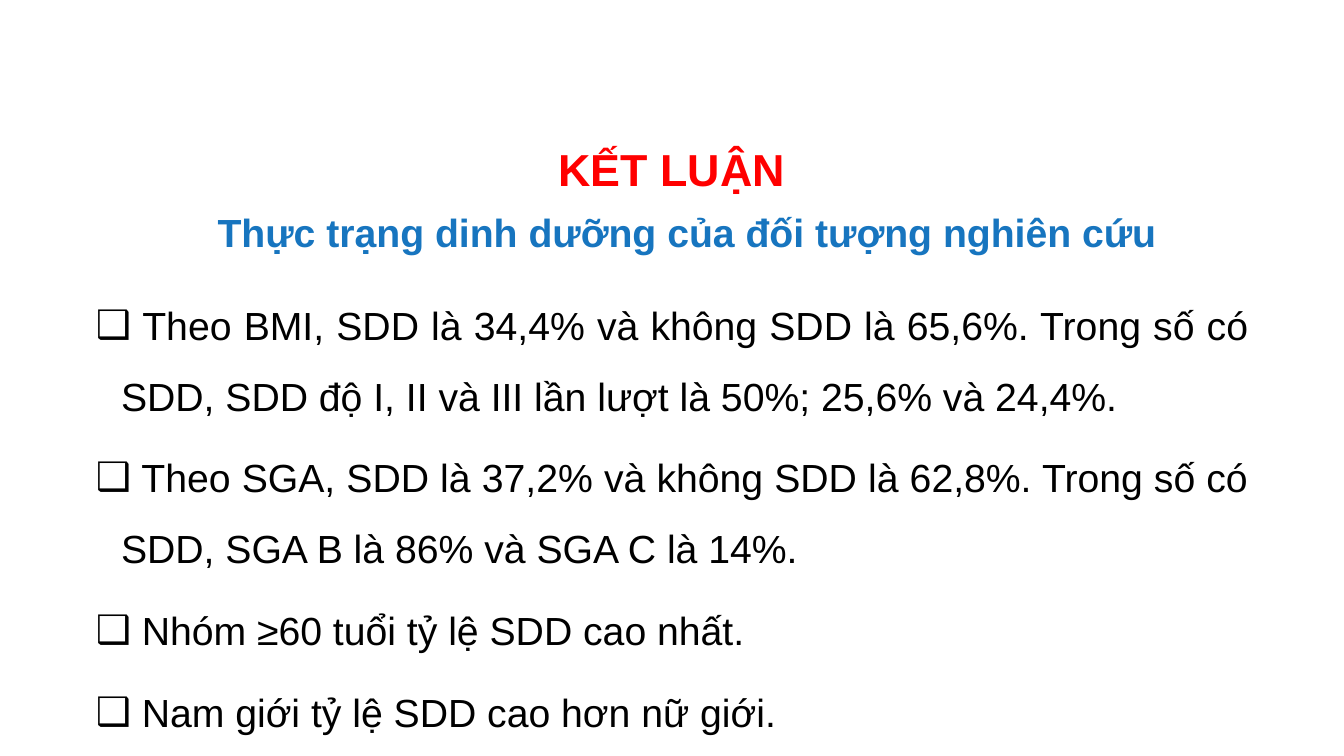
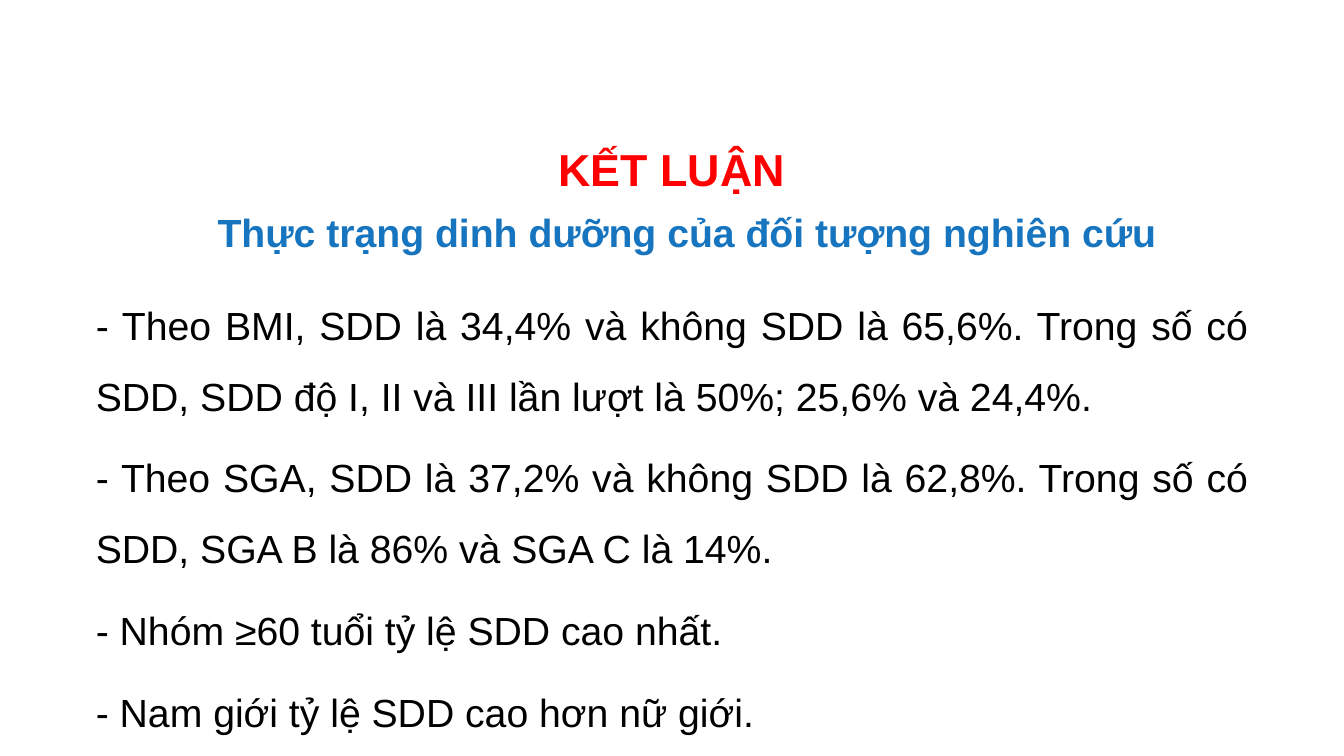
Before and after one commit to MedPocket/HPMUGraduation-thesis, a slide deck: slide 34 of Thuc-trang-va-mot-so-yeu-to-lien-quan-dinh-duong-BN-lao-phoi_Nhat-Nguyen.pptx. Drawn at 1344x756 pixels with LibreOffice and Linux fonts; fonts in the diff are those of the drawing; background and template pictures are left out. Boxes give left, top, right and bottom in pixels: in the first picture for what was removed or moved away, otherwise in the second. Text is boxed around its words. In the diff, an @@ line names an element or a change of style, - is before the commit and + after.

```diff
--- a/Thuc-trang-va-mot-so-yeu-to-lien-quan-dinh-duong-BN-lao-phoi_Nhat-Nguyen.pptx
+++ b/Thuc-trang-va-mot-so-yeu-to-lien-quan-dinh-duong-BN-lao-phoi_Nhat-Nguyen.pptx
@@ text at box(96, 310, 1248, 735): text changed @@
-❑ Theo BMI, SDD là 34,4% và không SDD là 65,6%. Trong số có SDD, SDD độ I, II và III lần lượt là 50%; 25,6% và 24,4%.
-❑ Theo SGA, SDD là 37,2% và không SDD là 62,8%. Trong số có SDD, SGA B là 86% và SGA C là 14%.
-❑ Nhóm ≥60 tuổi tỷ lệ SDD cao nhất.
-❑ Nam giới tỷ lệ SDD cao hơn nữ giới.
+- Theo BMI, SDD là 34,4% và không SDD là 65,6%. Trong số có SDD, SDD độ I, II và III lần lượt là 50%; 25,6% và 24,4%.
+- Theo SGA, SDD là 37,2% và không SDD là 62,8%. Trong số có SDD, SGA B là 86% và SGA C là 14%.
+- Nhóm ≥60 tuổi tỷ lệ SDD cao nhất.
+- Nam giới tỷ lệ SDD cao hơn nữ giới.
```
Also in this commit, not shown: 29 other slides changed, 2 other files.
